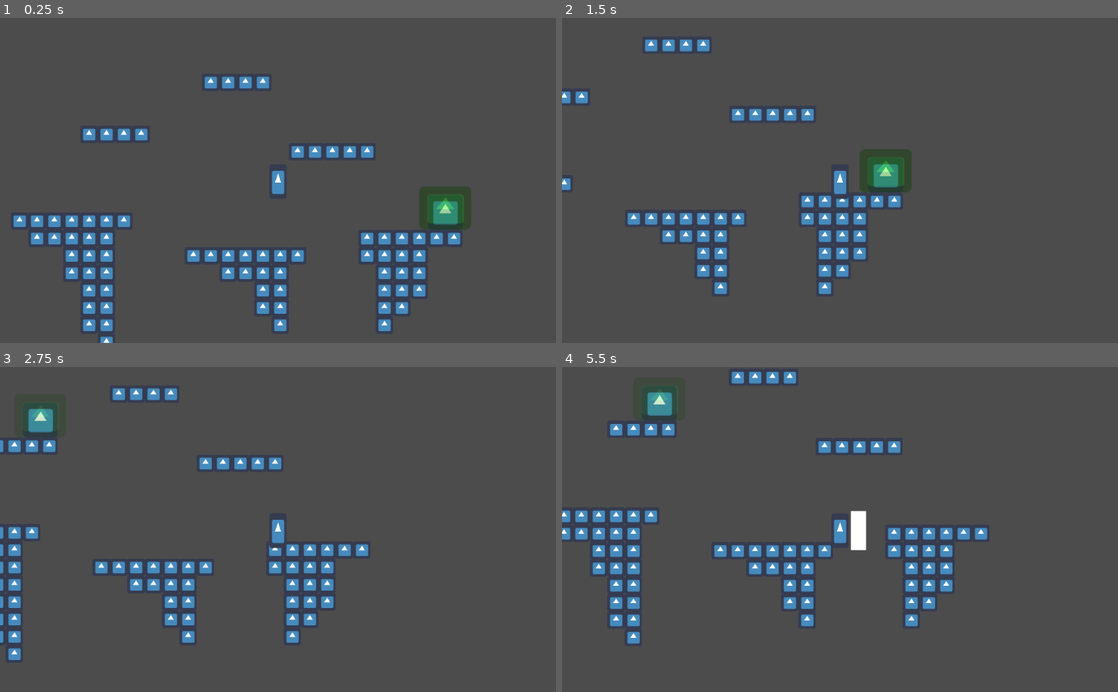
Above: before the commit, frames 1-4 (two rows, left to right).
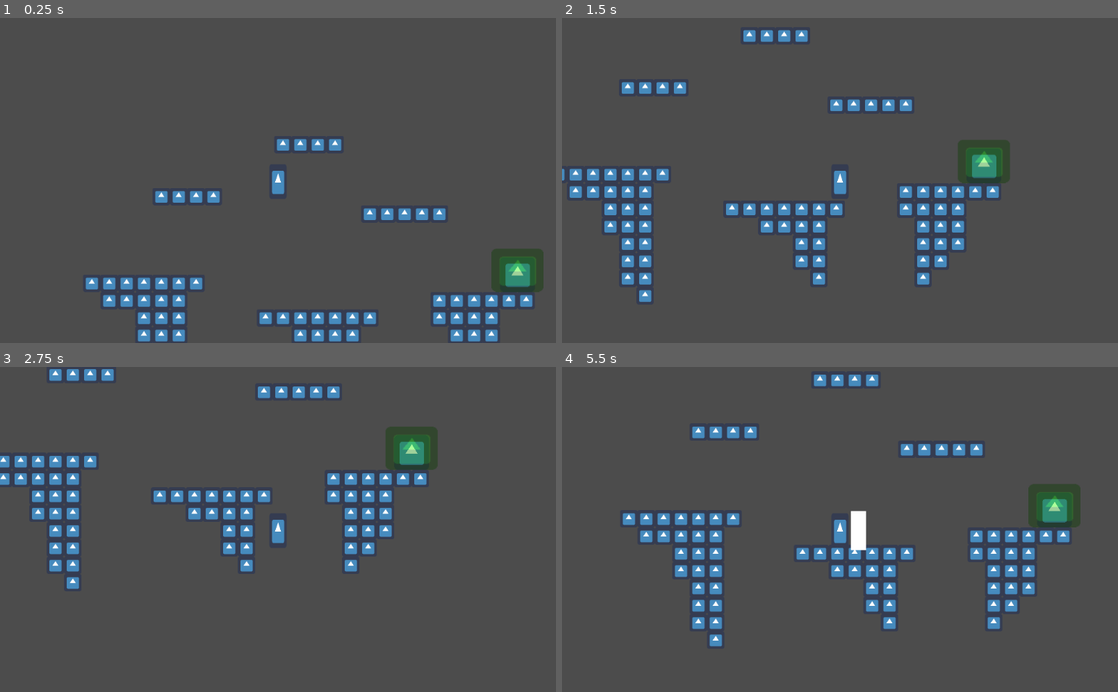
Above: after the commit, the same moments.

Repository: JacobMundy/06-Final-Project
Game: Godot game, scene res://Levels/Level_2.tscn
Same seed, same stepped clock (60 frames per second), same inputs: the game is played once before the commit and once after it. This scene is started directly instead of the project's main scene. The engine's default icon, where the game draws it, is replaced by a stand-in: a white triangle on a blue panel in a dark square.
Inputs:
- Up to frame 1 (0.25 s): no input
- Up to frame 2 (1.5 s): hold D (Right) from 0.53 s (still down); tap J (Attack) at 0.6 s; tap W (Jump) at 0.77 s; tap K (Shoot) at 1.35 s
- Up to frame 3 (2.75 s): tap W (Jump) at 1.52 s; release D (Right) at 2.03 s; hold A (Left) from 2.03 s (still down); tap J (Attack) at 2.1 s
- Up to frame 4 (5.5 s): release A (Left) at 2.78 s; hold D (Right) 2.78-4.28 s; tap K (Shoot) at 2.85, 4.35 s; tap W (Jump) at 3.02, 3.77, 4.52 s; tap J (Attack) at 3.6, 5.1 s; hold A (Left) 4.28-5.03 s; hold D (Right) from 5.03 s (still down)

The runs differ from the first frame. In frame 1, 13% of the frame differs, in the area x 2-98%, y 17-100%; in frame 2, 12%; in frame 3, 12%; in frame 4, 14%, in the area x 0-94%, y 1-87%.

Commit message:
Fireball, incomplete

Diff:
--- a/Game/Dragon/Dragon.gd
+++ b/Game/Dragon/Dragon.gd
@@ -10,6 +10,14 @@
 	randomize()
 	rand_pos()
 
+func _physics_process(_delta):
+	var rand = randi()%60
+	if rand == 1:
+		fireball(3)
+
+func fireball(d):
+	for n in d:
+		Global.summon_fireball()
 func rand_pos():
 	var rand = randi()%5
 	position = start_pos[rand]
--- /dev/null
+++ b/Game/Dragon/Fireball.gd
@@ -0,0 +1,53 @@
+extends KinematicBody2D
+
+var player = null
+onready var ray = $RayCast2D
+export var speed = 200
+export var looking_speed = 150
+var line_of_sight = false
+
+export var looking_color = Color(0.455,0.753,0.988,0.25)
+export var los_color = Color(0.988,0.753,0.455,0.5)
+
+var points = []
+const margin = 1.5
+
+func _ready():
+	pass
+
+func _physics_process(_delta):
+	var velocity = Vector2.ZERO
+	player = get_node_or_null("/root/Game/Player_Container/Player")
+	if player != null:
+		ray.cast_to = ray.to_local(player.global_position)
+		var c = ray.get_collider()
+		line_of_sight = false
+		if c and c.name == "Player":
+			line_of_sight = true
+		points = get_node("/root/Game/Navigation2D").get_simple_path(get_global_position(), player.global_position, true)
+		if points.size() > 1:
+			var distance = points[1] - get_global_position()
+			var direction = distance.normalized()
+			if distance.length() > margin or points.size() > 2:
+				if line_of_sight:
+					velocity = direction*speed
+				else:
+					velocity = direction*looking_speed
+			else:
+				velocity = Vector2(0, 0)
+			move_and_slide(velocity, Vector2(0,0))
+		update()
+
+
+func _on_Area2D_body_entered(body):
+	print(body.name)
+	if body.name == 'Player':
+		body.die()
+		die()
+
+func die():
+	queue_free()
+
+
+func _on_Area2D_area_entered(area):
+	print(area)
--- /dev/null
+++ b/Game/Dragon/Fireball.tscn
@@ -0,0 +1,30 @@
+[gd_scene load_steps=3 format=2]
+
+[ext_resource path="res://icon.png" type="Texture" id=1]
+[ext_resource path="res://Dragon/Fireball.gd" type="Script" id=2]
+
+[node name="Fireball" type="KinematicBody2D"]
+collision_layer = 0
+collision_mask = 2
+script = ExtResource( 2 )
+
+[node name="Sprite" type="Sprite" parent="."]
+texture = ExtResource( 1 )
+
+[node name="CollisionPolygon2D" type="CollisionPolygon2D" parent="."]
+polygon = PoolVector2Array( 32, -32, 32, 32, -32, 32, -32, -32, 31, -32 )
+
+[node name="RayCast2D" type="RayCast2D" parent="."]
+enabled = true
+collision_mask = 2
+
+[node name="Area2D" type="Area2D" parent="."]
+collision_layer = 0
+collision_mask = 2
+monitorable = false
+
+[node name="CollisionPolygon2D" type="CollisionPolygon2D" parent="Area2D"]
+polygon = PoolVector2Array( 32, -32, 32, 32, -32, 32, -32, -32, 31, -32 )
+
+[connection signal="area_entered" from="Area2D" to="." method="_on_Area2D_area_entered"]
+[connection signal="body_entered" from="Area2D" to="." method="_on_Area2D_body_entered"]
--- /dev/null
+++ b/Game/Dragon/Fireball_Container.gd
@@ -0,0 +1,11 @@
+extends Node2D
+
+onready var Fireball= load("res://Dragon/Fireball.tscn")
+
+
+func summon_fireball():
+	var fireball = Fireball.instance()
+	add_child(fireball)
+	var Dragon = get_node_or_null("/root/Game/Dragon")
+	fireball.position = Dragon.position
+	fireball.name = 'Fireball'
--- a/Game/Global.gd
+++ b/Game/Global.gd
@@ -27,3 +27,7 @@
 func damage():
 	var Dragon = get_node_or_null("/root/Game/Dragon")
 	Dragon.damage()
+
+func summon_fireball():
+	var Fireball = get_node_or_null("/root/Game/Fireball_Container")
+	Fireball.summon_fireball()
--- a/Game/Levels/Level_2.tscn
+++ b/Game/Levels/Level_2.tscn
@@ -1,9 +1,10 @@
-[gd_scene load_steps=8 format=2]
+[gd_scene load_steps=10 format=2]
 
 [ext_resource path="res://Killbox.gd" type="Script" id=1]
 [ext_resource path="res://icon.png" type="Texture" id=2]
 [ext_resource path="res://Player_Container.gd" type="Script" id=3]
 [ext_resource path="res://Dragon/Dragon.tscn" type="PackedScene" id=4]
+[ext_resource path="res://Dragon/Fireball_Container.gd" type="Script" id=5]
 
 [sub_resource type="ConvexPolygonShape2D" id=1]
 points = PoolVector2Array( 64, 64, 0, 64, 0, 0, 64, 0 )
@@ -45,6 +46,11 @@
 	add_child(arrow)
 "
 
+[sub_resource type="NavigationPolygon" id=4]
+vertices = PoolVector2Array( 1472, -512, 1472, 952, 960, 384, 960, 320, 640, 64, 640, 0, 576, 320, 320, 64, 256, -192, 256, -256, 320, 0, -256, 256, -192, 0, 0, -192, -256, 320, -192, -64, -952, -504, 0, -256, 384, 384, -64, 384, -448, 0, -704, 256, -704, 320, -640, 320, -640, 384, -960, 960, -512, 384, -512, 512, -448, 512, -448, 704, -384, 704, -384, 768, -320, 768, -320, 320, -64, 448, 384, 448, 576, 448, 320, 704, 64, 448, 64, 512, 192, 512, 192, 640, 256, 640, 256, 704, 320, 448, 640, 448, 640, 704, 704, 704, 704, 640, 768, 640, 832, 576, 832, 384, 768, 576, -448, -64 )
+polygons = [ PoolIntArray( 0, 1, 2, 3 ), PoolIntArray( 0, 3, 4, 5 ), PoolIntArray( 4, 3, 6, 7 ), PoolIntArray( 8, 9, 0, 5, 10 ), PoolIntArray( 11, 12, 13, 8, 10, 7, 14 ), PoolIntArray( 13, 12, 15 ), PoolIntArray( 16, 0, 9, 17 ), PoolIntArray( 14, 7, 6, 18, 19 ), PoolIntArray( 20, 12, 11, 21 ), PoolIntArray( 22, 23, 24, 25 ), PoolIntArray( 24, 26, 27, 25 ), PoolIntArray( 27, 28, 29, 25 ), PoolIntArray( 29, 30, 31, 25 ), PoolIntArray( 32, 33, 14, 19, 34 ), PoolIntArray( 35, 6, 36, 37 ), PoolIntArray( 6, 35, 18 ), PoolIntArray( 34, 38, 39, 32 ), PoolIntArray( 39, 40, 41, 32 ), PoolIntArray( 41, 42, 43, 25, 32 ), PoolIntArray( 37, 44, 35 ), PoolIntArray( 36, 45, 46, 37 ), PoolIntArray( 47, 48, 49, 1 ), PoolIntArray( 50, 51, 2, 1 ), PoolIntArray( 49, 52, 50, 1 ), PoolIntArray( 16, 17, 13, 15, 53 ), PoolIntArray( 47, 1, 25, 46 ), PoolIntArray( 37, 46, 25 ), PoolIntArray( 43, 37, 25 ), PoolIntArray( 31, 32, 25 ), PoolIntArray( 22, 25, 16, 21 ), PoolIntArray( 21, 16, 53, 20 ) ]
+outlines = [ PoolVector2Array( -952, -504, -960, 960, 1472, 952, 1472, -512 ), PoolVector2Array( -448, -64, -448, 0, -192, 0, -192, -64 ), PoolVector2Array( -704, 256, -256, 256, -256, 320, -320, 320, -320, 768, -384, 768, -384, 704, -448, 704, -448, 512, -512, 512, -512, 384, -640, 384, -640, 320, -704, 320 ), PoolVector2Array( -64, 384, 384, 384, 384, 448, 320, 448, 320, 704, 256, 704, 256, 640, 192, 640, 192, 512, 64, 512, 64, 448, -64, 448 ), PoolVector2Array( 576, 320, 576, 448, 640, 448, 640, 704, 704, 704, 704, 640, 768, 640, 768, 576, 832, 576, 832, 384, 960, 384, 960, 320 ), PoolVector2Array( 320, 0, 640, 0, 640, 64, 320, 64 ), PoolVector2Array( 0, -256, 256, -256, 256, -192, 0, -192 ) ]
+
 [node name="Game" type="Node2D"]
 
 [node name="World" type="TileMap" parent="."]
@@ -63,16 +69,18 @@
 
 [node name="Dragon" parent="." instance=ExtResource( 4 )]
 
+[node name="Fireball_Container" type="Node2D" parent="."]
+script = ExtResource( 5 )
+
 [node name="Killbox" type="Area2D" parent="."]
 script = ExtResource( 1 )
 
 [node name="CollisionPolygon2D" type="CollisionPolygon2D" parent="Killbox"]
 polygon = PoolVector2Array( -3989, 988, 4304, 937, 4298, 1496, -4077, 1560, -4090, 976 )
 
-[node name="Sprite" type="Sprite" parent="."]
-visible = false
-position = Vector2( 575.982, -64 )
-scale = Vector2( 2, 2 )
-texture = ExtResource( 2 )
+[node name="Navigation2D" type="Navigation2D" parent="."]
+
+[node name="NavigationPolygonInstance" type="NavigationPolygonInstance" parent="Navigation2D"]
+navpoly = SubResource( 4 )
 
 [connection signal="body_entered" from="Killbox" to="Killbox" method="_on_Killbox_body_entered"]
--- a/Game/Player/Player.tscn
+++ b/Game/Player/Player.tscn
@@ -9,16 +9,17 @@
 script = ExtResource( 1 )
 
 [node name="Sprite" type="Sprite" parent="."]
-position = Vector2( 416, 384 )
+position = Vector2( 0, 4 )
 scale = Vector2( 1, 2 )
 texture = ExtResource( 2 )
 
 [node name="CollisionPolygon2D" type="CollisionPolygon2D" parent="."]
-position = Vector2( 416, 384.8 )
-scale = Vector2( 1, 2.01562 )
-polygon = PoolVector2Array( 32, -32, 32, 32, -32, 32, -32, -32, 31, -32 )
+position = Vector2( 8, 4.76837e-07 )
+scale = Vector2( 1.11111, 2.01562 )
+polygon = PoolVector2Array( -28.8, 27.783, -28.8, -27.783, 14.4, -27.783, 14.4, 27.783 )
 
 [node name="Floor" type="Node2D" parent="."]
+position = Vector2( -416, -380 )
 
 [node name="Left" type="RayCast2D" parent="Floor"]
 position = Vector2( 392, 408 )
@@ -39,6 +40,7 @@
 cast_to = Vector2( 0, 41.7014 )
 
 [node name="Celling" type="Node2D" parent="."]
+position = Vector2( -416, -380 )
 
 [node name="Left" type="RayCast2D" parent="Celling"]
 position = Vector2( 392, 358 )
@@ -62,7 +64,7 @@
 cast_to = Vector2( 0, 46 )
 
 [node name="Wall" type="Node2D" parent="."]
-position = Vector2( 216, 232 )
+position = Vector2( -200, -148 )
 
 [node name="Left" type="Node2D" parent="Wall"]
 
@@ -104,10 +106,11 @@
 position = Vector2( 184, 179 )
 scale = Vector2( 1, 10 )
 enabled = true
-cast_to = Vector2( -25.0006, 4.57764e-05 )
+cast_to = Vector2( -24.0005, 0.100041 )
 
 [node name="AttackRight" type="Area2D" parent="."]
 visible = false
+position = Vector2( -416, -380 )
 monitoring = false
 
 [node name="ColorRect" type="ColorRect" parent="AttackRight"]
@@ -122,6 +125,7 @@
 
 [node name="AttackLeft" type="Area2D" parent="."]
 visible = false
+position = Vector2( -416, -380 )
 rotation = 3.14159
 monitoring = false
 
@@ -153,17 +157,16 @@
 one_shot = true
 
 [node name="Camera2D" type="Camera2D" parent="."]
-position = Vector2( 416, 380 )
 current = true
 zoom = Vector2( 2, 2 )
 
 [node name="Pause_Menu" type="Control" parent="."]
 pause_mode = 2
 visible = false
-margin_left = -602.0
-margin_top = -218.0
-margin_right = 1441.0
-margin_bottom = 978.0
+margin_left = -1024.0
+margin_top = -592.0
+margin_right = 1019.0
+margin_bottom = 604.0
 script = ExtResource( 3 )
 
 [node name="ColorRect" type="ColorRect" parent="Pause_Menu"]
--- a/Game/Player_Container.gd
+++ b/Game/Player_Container.gd
@@ -10,4 +10,6 @@
 	if not has_node("Player"):
 		var player = Player.instance()
 		add_child(player)
+		$Player.position.x += 150
+		$Player.position.y += 150
 		print(player)
--- a/Game/TestingTileSet.tscn
+++ b/Game/TestingTileSet.tscn
@@ -47,3 +47,5 @@
 
 [node name="Arrow_Container" type="Node2D" parent="."]
 script = ExtResource( 4 )
+
+[node name="Fireball_Container" type="Node2D" parent="."]
